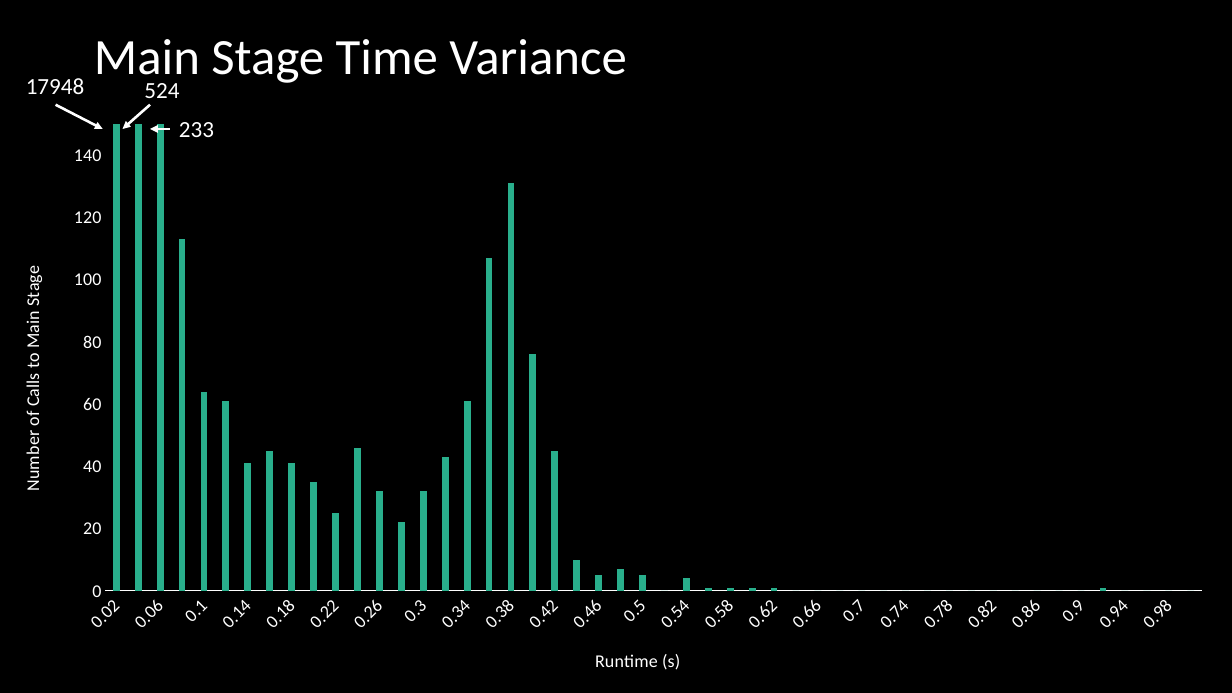
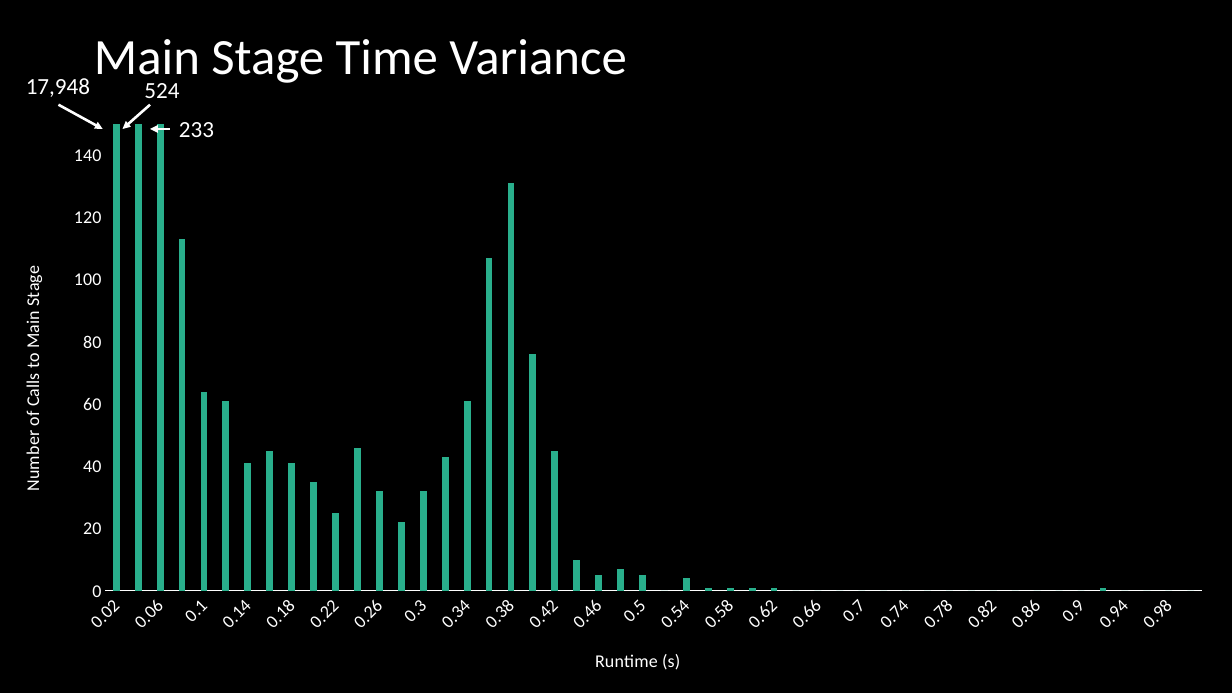
Before and after one commit to npcarter/data, a slide deck: slide 9 of Lab Meeting 5_25_17.pptx. Drawn at 1232x693 pixels with LibreOffice and Linux fonts; fonts in the diff are those of the drawing. Boxes give left, top, right and bottom in pixels: in the first picture for what was removed or moved away, otherwise in the second. Text is boxed around its words. In the diff, an @@ line names an element or a change of style, - is before the commit and + after.

```diff
--- a/Lab Meeting 5_25_17.pptx
+++ b/Lab Meeting 5_25_17.pptx
@@ text at <box>26,78,90,97</box>: text changed @@
-17948
+17,948
```
Also in this commit, not shown: 4 other slides changed, 3 other files.
